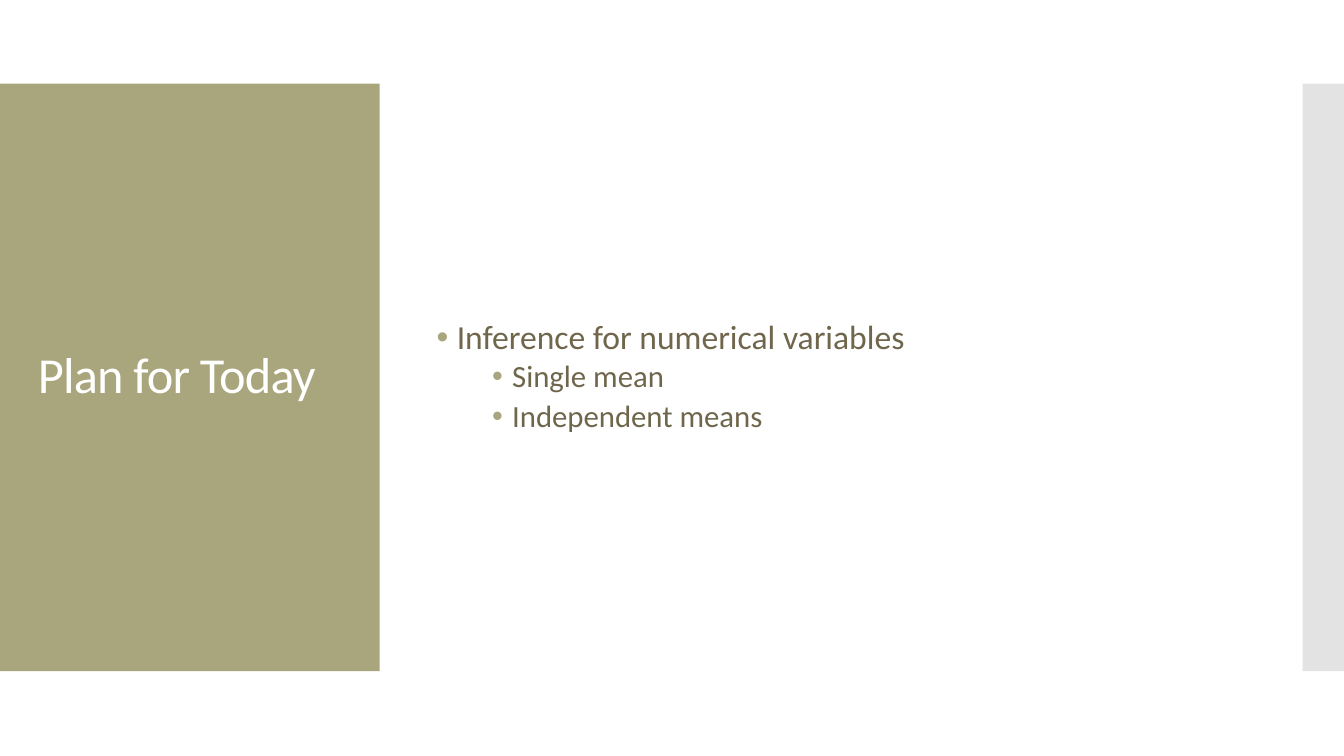
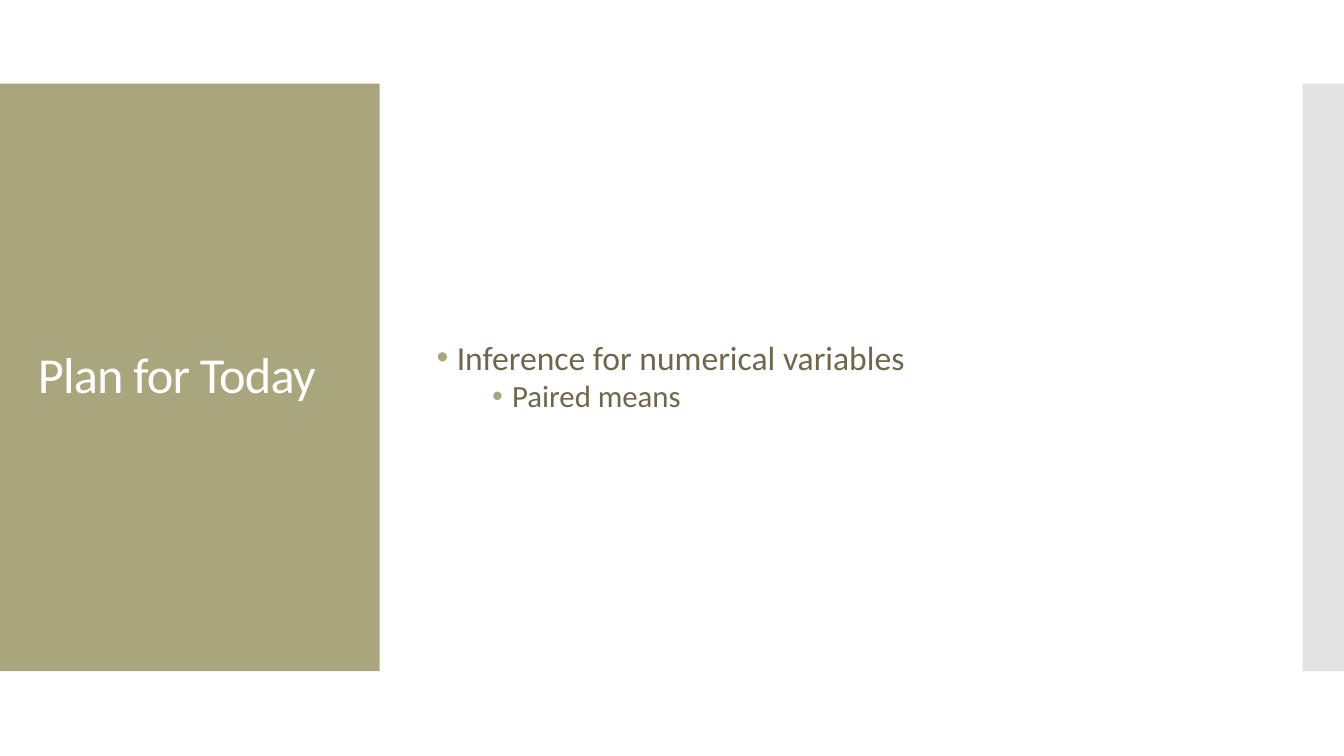
Before and after one commit to amosca01/MATH108-S24, a slide deck: slide 2 of slides/14-numerical-inference-pt2.pptx. Drawn at 1344x756 pixels with LibreOffice and Linux fonts; fonts in the diff are those of the drawing. Boxes give left, top, right and bottom in pixels: in the first picture for what was removed or moved away, otherwise in the second. Text is boxed around its words. In the diff, an @@ line names an element or a change of style, - is before the commit and + after.

```diff
--- a/slides/14-numerical-inference-pt2.pptx
+++ b/slides/14-numerical-inference-pt2.pptx
@@ text at box(512, 385, 681, 407): text changed @@
-  • Single mean
-  • Independent means
+  • Paired means
```
Also in this commit, not shown: 13 other slides changed, 6 slides added, 13 slides removed, 10 other files.
